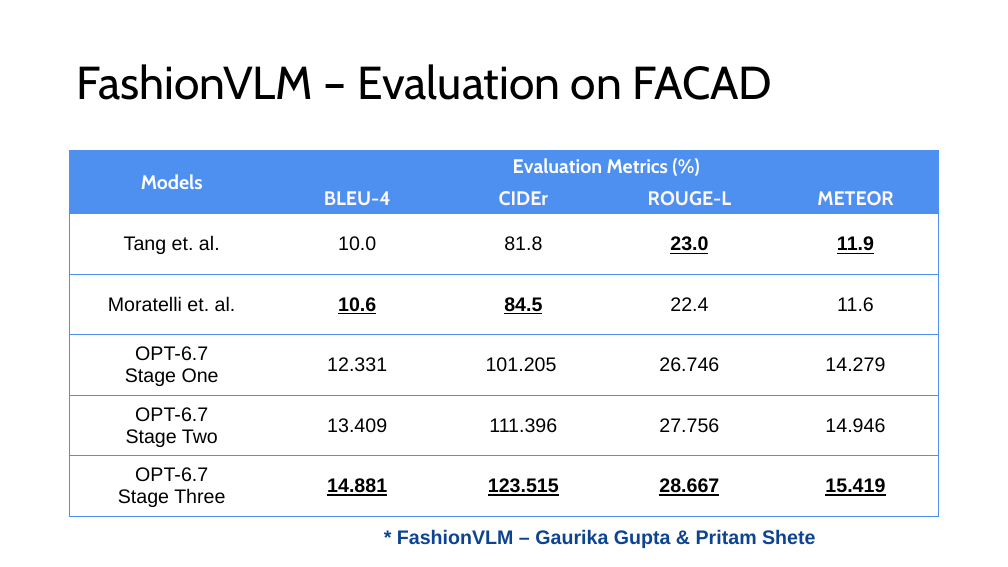
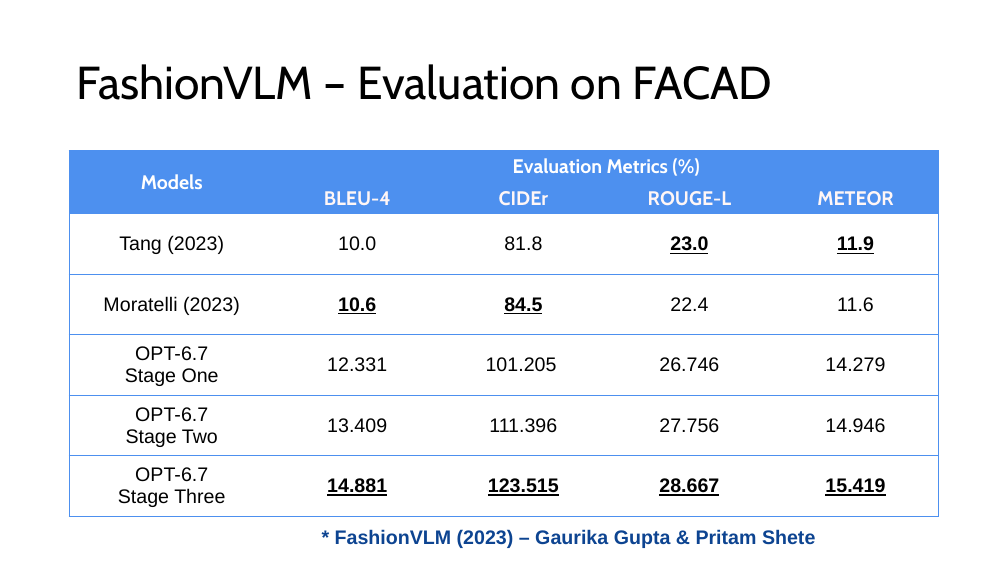
Before and after one commit to look4pritam/LargeLanguageModels, a slide deck: slide 36 of Presentations/IUAC-2024/Introduction_to_Large_Language_Models-From_Foundation_to_Real_World_Applications.pptx. Drawn at 1008x567 pixels with LibreOffice and Linux fonts; fonts in the diff are those of the drawing. Boxes give left, top, right and bottom in pixels: in the first picture for what was removed or moved away, otherwise in the second. Text is boxed around its words. In the diff, an @@ line names an element or a change of style, - is before the commit and + after.

```diff
--- a/Presentations/IUAC-2024/Introduction_to_Large_Language_Models-From_Foundation_to_Real_World_Applications.pptx
+++ b/Presentations/IUAC-2024/Introduction_to_Large_Language_Models-From_Foundation_to_Real_World_Applications.pptx
@@ table at box(70, 151, 939, 516) @@
-row 3, column 1: Tang et. al.
+row 3, column 1: Tang (2023)
-row 4, column 1: Moratelli et. al.
+row 4, column 1: Moratelli (2023)
@@ text at box(335, 529, 815, 548): text changed @@
-* FashionVLM – Gaurika Gupta & Pritam Shete
+* FashionVLM (2023) – Gaurika Gupta & Pritam Shete
```
Also in this commit, not shown: 1 other slide changed, 1 slide removed.
